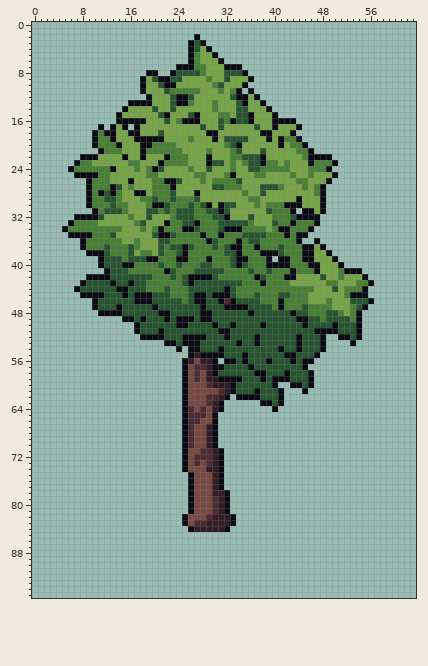
One commit to this sprite sheet: src/client/public/tree.png. Above, as it was before the edit.
The file is 64x96 pixels. The old version is drawn lined up with the new one.
New version:
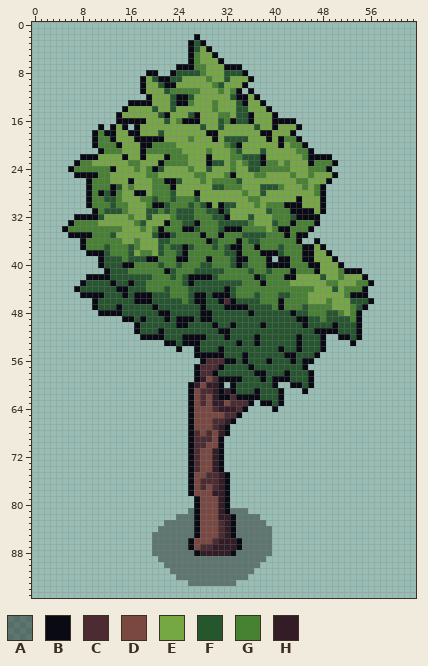
Palette (. is transparent): A #00000060  B #090a14  C #4d2b32  D #7a4841  E #75a743  F #25562e  G #468232  H #341c27
The exact change:
whole drawing moved by -2,-11 (the old picture is shown already moved)
Changed rows in their new state; - is an unchanged pixel.
first column x 44:
31 B
first column x 20:
54 ------.-------------
55 ------.B------------
56 -----...BCCC--------
57 -----..B-CC---------
58 -----..BCC----------
59 -----..BHDC---------
60 -----.BH-H-B.-------
61 -----.B-CCHB--------
62 -----.B-CDHB-C------
63 -----.B-CD-HDCCCB---
64 -----.B-D-CHHHCB----
65 -----.BDD-DDCCB-----
66 -----.BD--CCHB------
67 -----.B--DCHB-------
68 -----.BC-CDHB-------
69 -----.BCCCDB--------
70 -----.BCCDDB--------
71 -----.BCDD----------
72 -----.B-DD----------
73 -----.B--D----------
74 -----.BC-D----------
75 ---------CCHB-------
76 --------CCCHB-------
77 --------C-CHB-------
79 ------.B--D---------
80 ------.B--D---------
81 ------AB--D--AAA----
82 ----AAAB-DD---AAAA--
83 --AAAAABDDDC--AAAAA-
84 -AAAAAABDDDCHBAAAAAA
85 AAAAAAABDDDCHBAAAAAA
86 AAAAAABDDDCHHHBAAAAA
87 AAAAAABDCCHHHHBAAAAA
88 AAAAAAABHHHHHBAAAAAA
89 -AAAAAAAAAAAAAAAAAA-
90 --AAAAAAAAAAAAAAAA--
91 ---AAAAAAAAAAAAAA---
92 ----AAAAAAAAAAAA----
93 ------AAAAAAAA------
